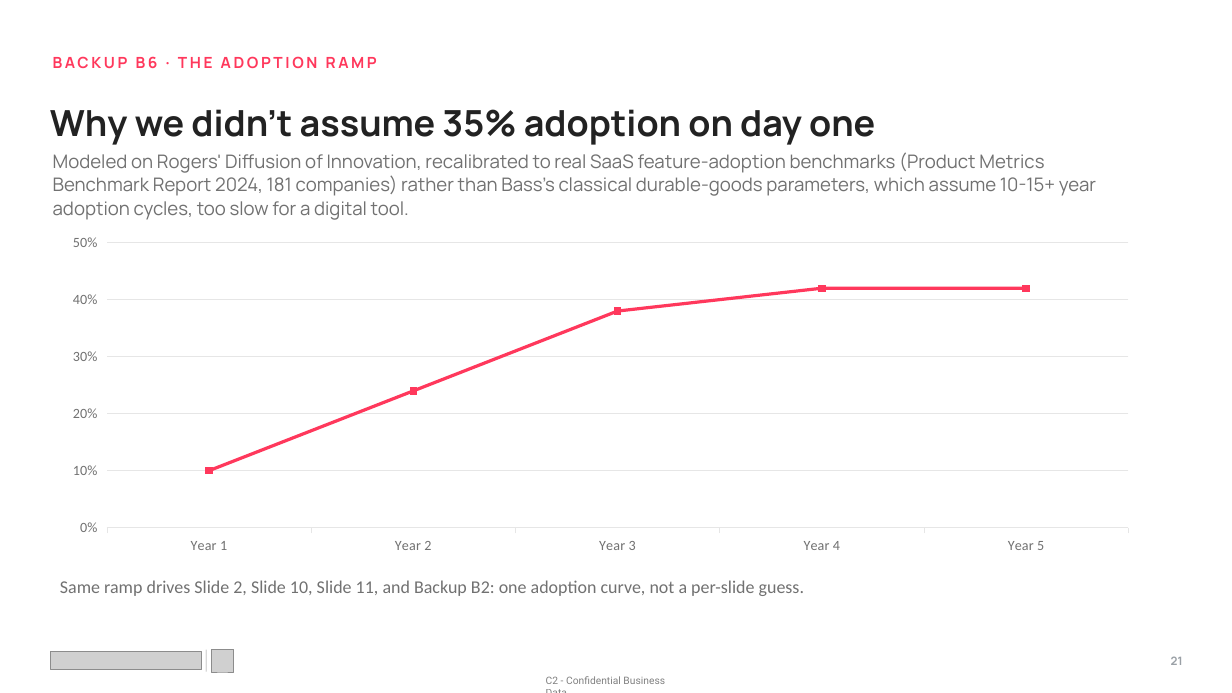
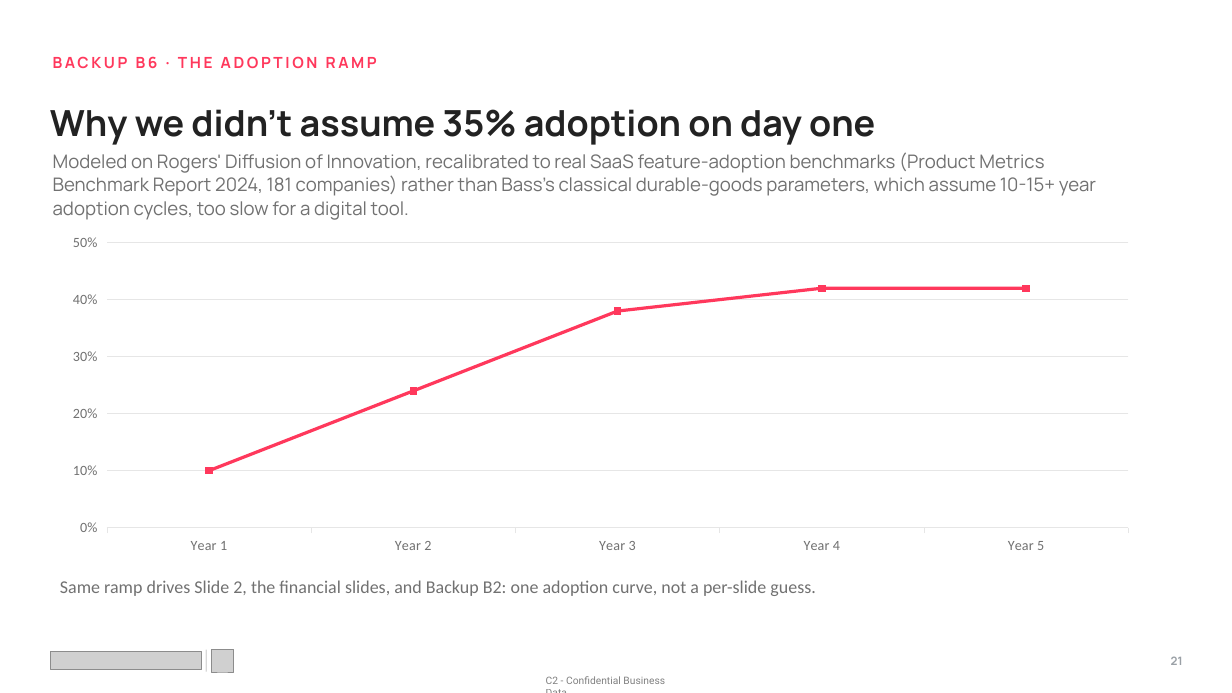
Before and after one commit to mkdn007/Cornell-Airbnb-Capstone, a slide deck: slide 21 of Airbnb Pricing Deck.pptx. Drawn at 1232x693 pixels with LibreOffice and Linux fonts; fonts in the diff are those of the drawing; grey boxes stand for pictures. Boxes give left, top, right and bottom in pixels: in the first picture for what was removed or moved away, otherwise in the second. Text is boxed around its words. In the diff, an @@ line names an element or a change of style, - is before the commit and + after.

```diff
--- a/Airbnb Pricing Deck.pptx
+++ b/Airbnb Pricing Deck.pptx
@@ text at (60, 580, 815, 596): text changed @@
-Same ramp drives Slide 2, Slide 10, Slide 11, and Backup B2: one adoption curve, not a per-slide guess.
+Same ramp drives Slide 2, the financial slides, and Backup B2: one adoption curve, not a per-slide guess.
```
Also in this commit, not shown: 2 other slides changed, 1 other file.
